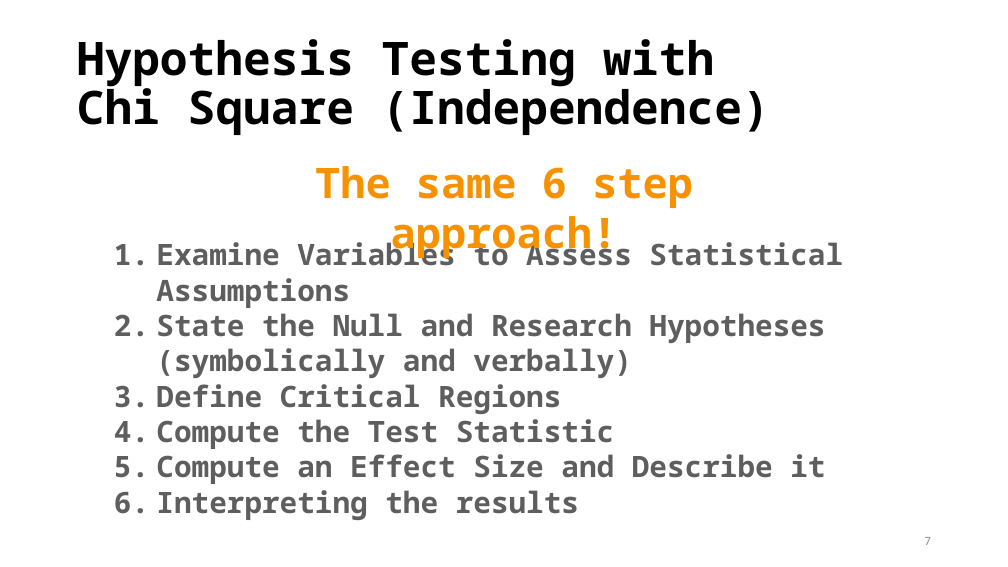
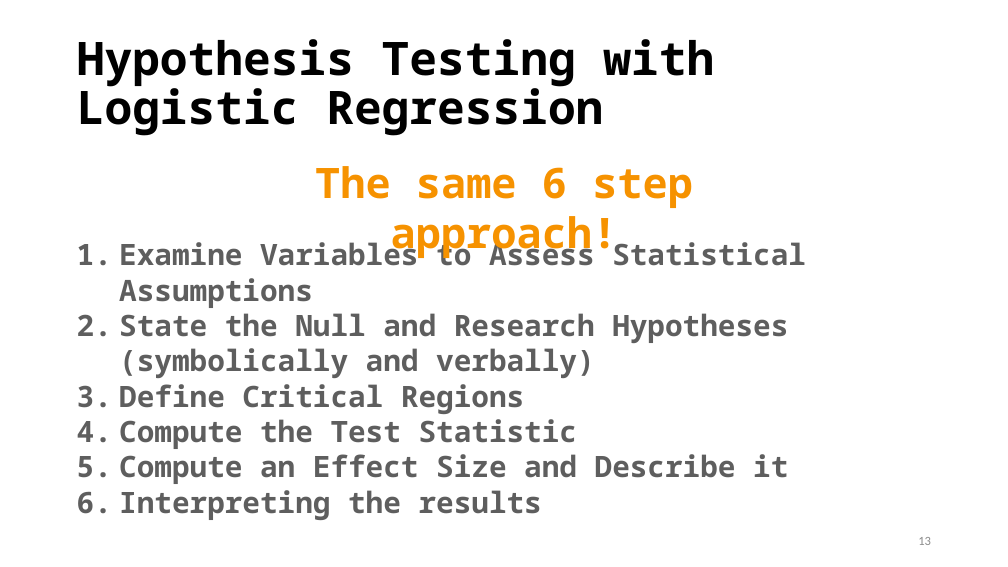
Before and after one commit to TysonStanley/EDU-6050, a slide deck: slide 13 of Slides/11_EDUC_6050_2018.pptx (slide 7 before the commit). Drawn at 1008x567 pixels with LibreOffice and Linux fonts; fonts in the diff are those of the drawing. Boxes give left, top, right and bottom in pixels: in the first picture for what was removed or moved away, otherwise in the second. Text is boxed around its words. In the diff, an @@ line names an element or a change of style, - is before the commit and + after.

```diff
--- a/Slides/11_EDUC_6050_2018.pptx
+++ b/Slides/11_EDUC_6050_2018.pptx
@@ title at (x1=77, y1=39, x2=714, y2=136): text changed @@
-Hypothesis Testing with
-Chi Square (Independence)
+Hypothesis Testing with Logistic Regression
@@ text "Examine Variables to Assess Statistical ..." moved from (x1=156, y1=239, x2=843, y2=520) to (x1=119, y1=239, x2=806, y2=520) @@
@@ page number at (x1=918, y1=537, x2=931, y2=545): text changed @@
-7
+13
```
Also in this commit, not shown: 10 other slides changed, 37 slides added, 8 slides removed, 3 other files.
